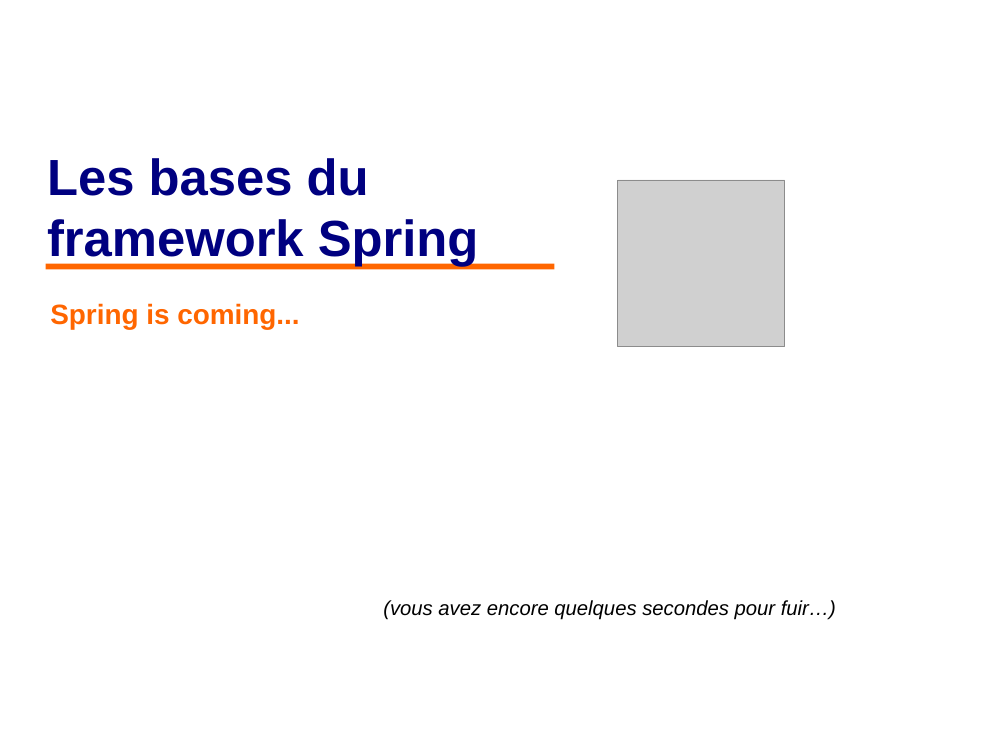
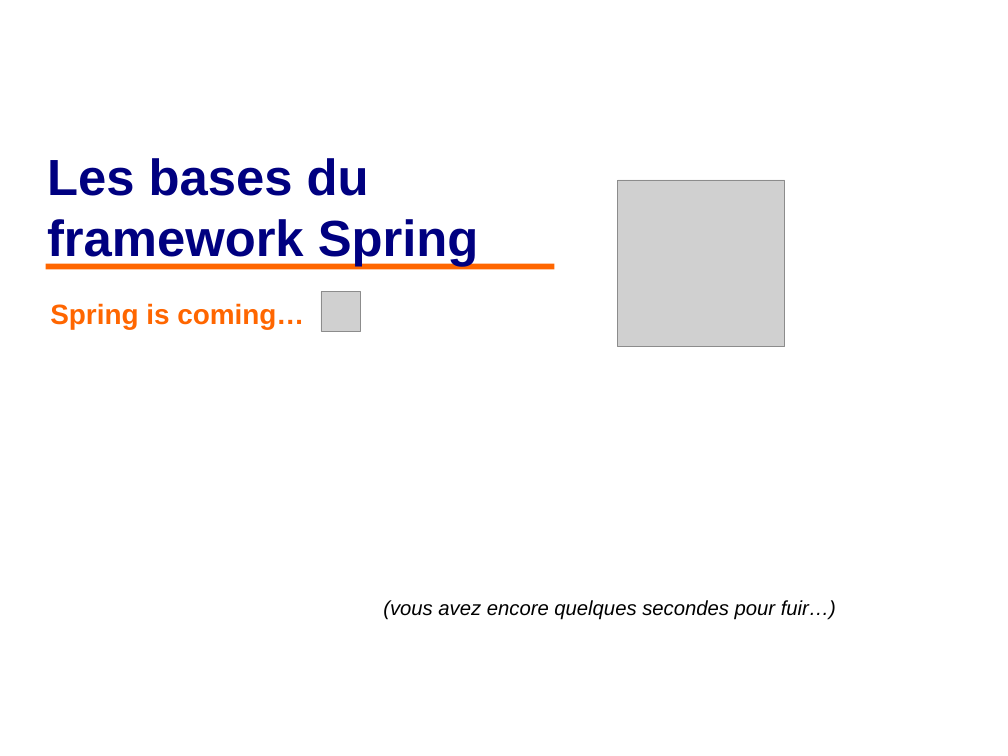
Before and after one commit to philphils/formation-spring, a slide deck: slide 1 of Documentation/diapo_formation_spring.odp. Drawn at 1008x756 pixels with LibreOffice and Linux fonts; fonts in the diff are those of the drawing; grey boxes stand for pictures; background and template pictures are left out. Boxes give left, top, right and bottom in pixels: in the first picture for what was removed or moved away, otherwise in the second. Text is boxed around its words. In the diff, an @@ line names an element or a change of style, - is before the commit and + after.

```diff
--- a/Documentation/diapo_formation_spring.odp
+++ b/Documentation/diapo_formation_spring.odp
@@ picture added at [321, 292, 360, 331] @@
@@ subtitle at [50, 303, 304, 329]: text changed @@
-Spring is coming...
+Spring is coming…
```
Also in this commit, not shown: 1 other slide changed, 4 slides added, 1 slide removed.
